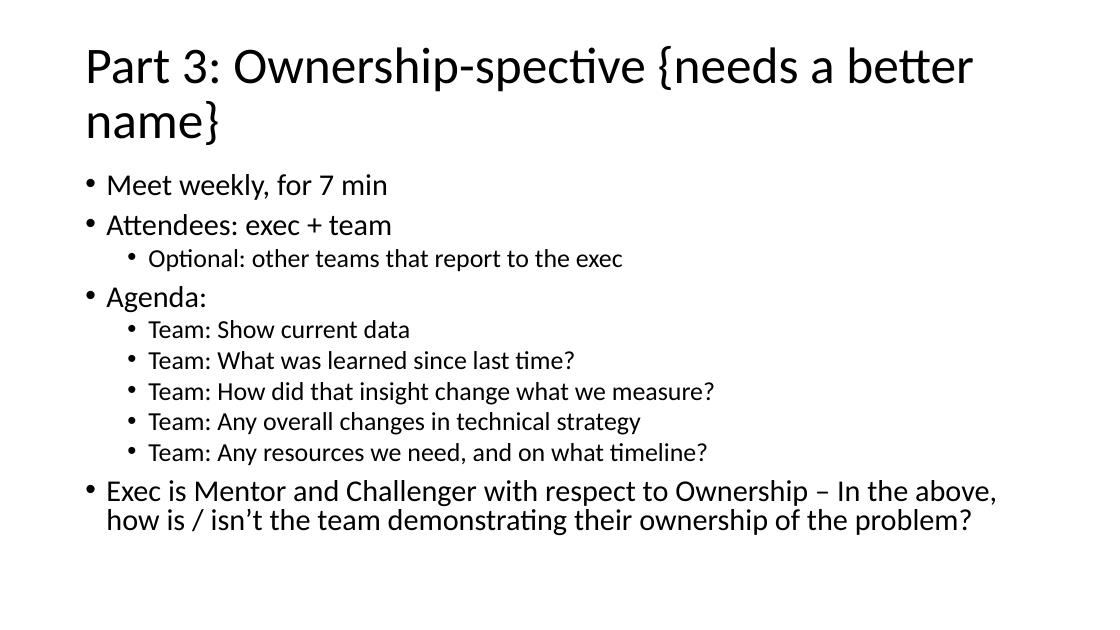
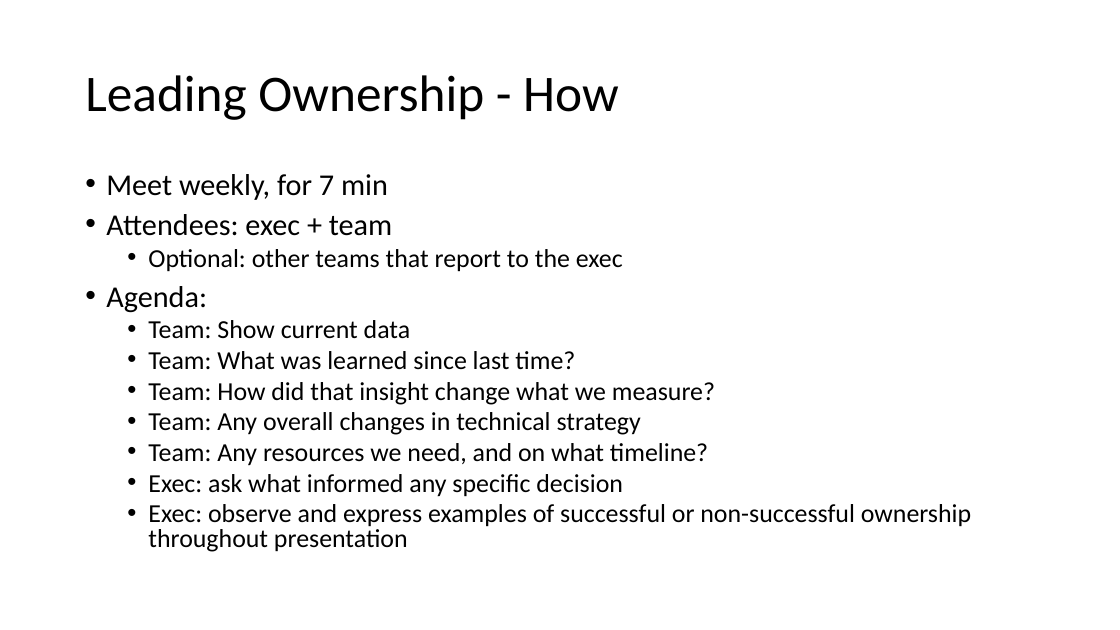
Before and after one commit to arlobelshee/Presentations, a slide deck: slide 28 of leading technical debt/gogo keynote - data-driven leadership to solve technical debt.pptx (slide 18 before the commit). Drawn at 1120x630 pixels with LibreOffice and Linux fonts; fonts in the diff are those of the drawing. Boxes give left, top, right and bottom in pixels: in the first picture for what was removed or moved away, otherwise in the second. Text is boxed around its words. In the diff, an @@ line names an element or a change of style, - is before the commit and + after.

```diff
--- a/leading technical debt/gogo keynote - data-driven leadership to solve technical debt.pptx
+++ b/leading technical debt/gogo keynote - data-driven leadership to solve technical debt.pptx
@@ title at <box>85,75,619,120</box>: text changed @@
-Part 3: Ownership-spective {needs a better name}
+Leading Ownership - How
@@ text at <box>148,474,971,552</box>: text changed; size 25.9 to 22.2 pt @@
-• Exec is Mentor and Challenger with respect to Ownership – In the above, how is / isn’t the team demonstrating their ownership of the problem?
+  • Exec: ask what informed any specific decision
+  • Exec: observe and express examples of successful or non-successful ownership throughout presentation
```
Also in this commit, not shown: 13 other slides changed, 14 slides added, 3 slides removed.
